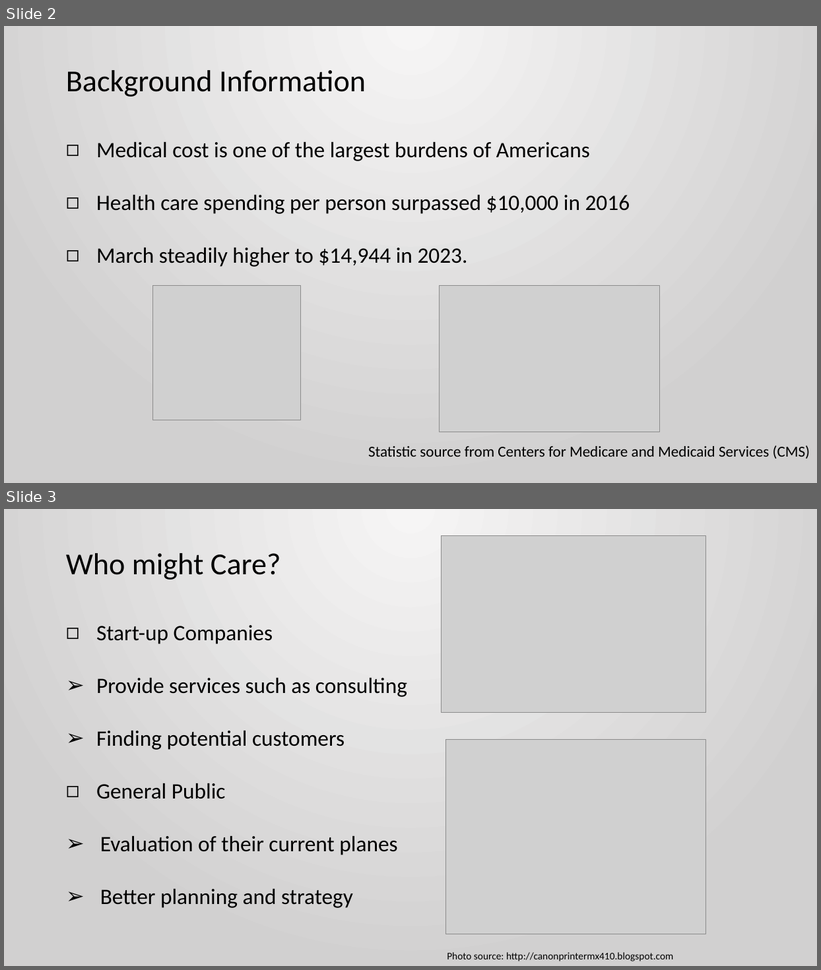
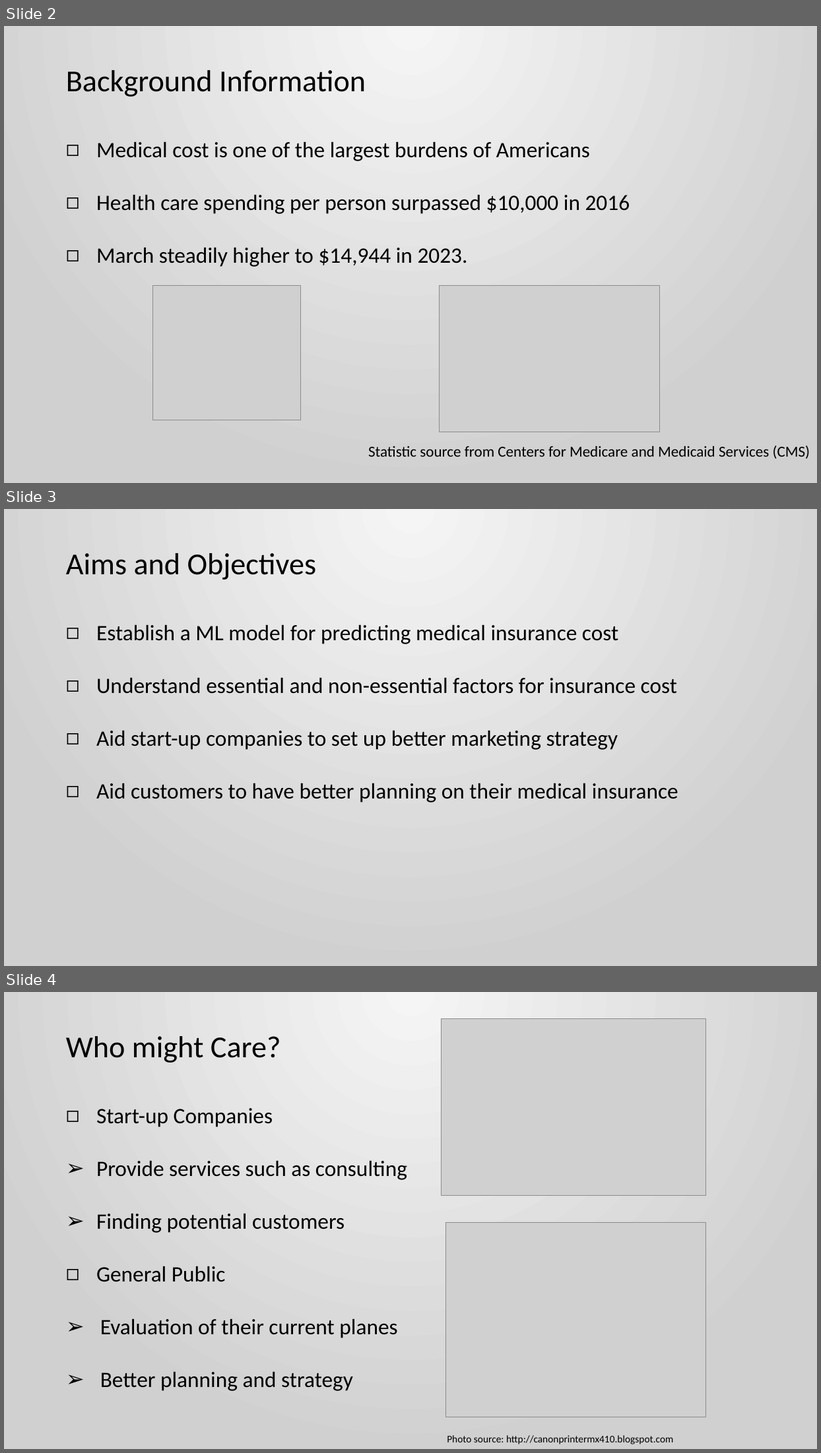
Before and after one commit to ronald55699/Capstone-2, a slide deck: Report/Capstone 2 Presentation.pptx. Shown one above the other, each under a label of ours: slides 2 and 3 before the commit, slides 2, 3 and 4 after it. The pictures are 821x970 and 821x1453 pixels, drawn with LibreOffice and Linux fonts; fonts in the diff are those of the drawing; grey boxes stand for pictures. Boxes give left, top, right and bottom in pixels: in the first picture for what was removed or moved away, otherwise in the second. Text is boxed around its words. In the diff, an @@ line names an element or a change of style, - is before the commit and + after.

```diff
--- a/Report/Capstone 2 Presentation.pptx
+++ b/Report/Capstone 2 Presentation.pptx
@@ slide 3 added at box(4, 509, 817, 966), background gradient #F6F6F6 to #D2D1D1 @@
@@ text added at box(66, 553, 317, 580), 36 pt, text #000000 @@
+Aims and Objectives
@@ text added at box(96, 625, 679, 803), 26 pt, text #000000 @@
+◻ Establish a ML model for predicting medical insurance cost
+◻ Understand essential and non-essential factors for insurance cost
+◻ Aid start-up companies to set up better marketing strategy
+◻ Aid customers to have better planning on their medical insurance
@@ what was slide 3 is now slide 4 @@
```
Also in this commit, not shown: 4 slides changed, 4 other slides added, 1 other file.
